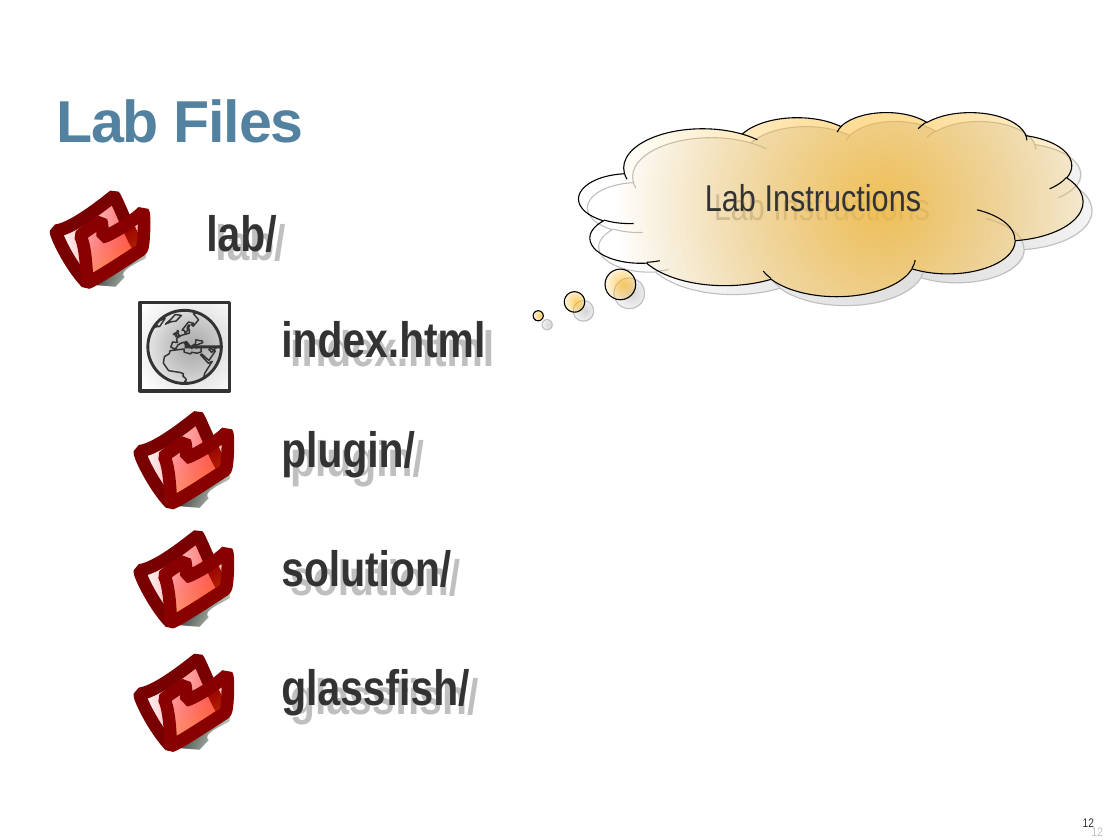
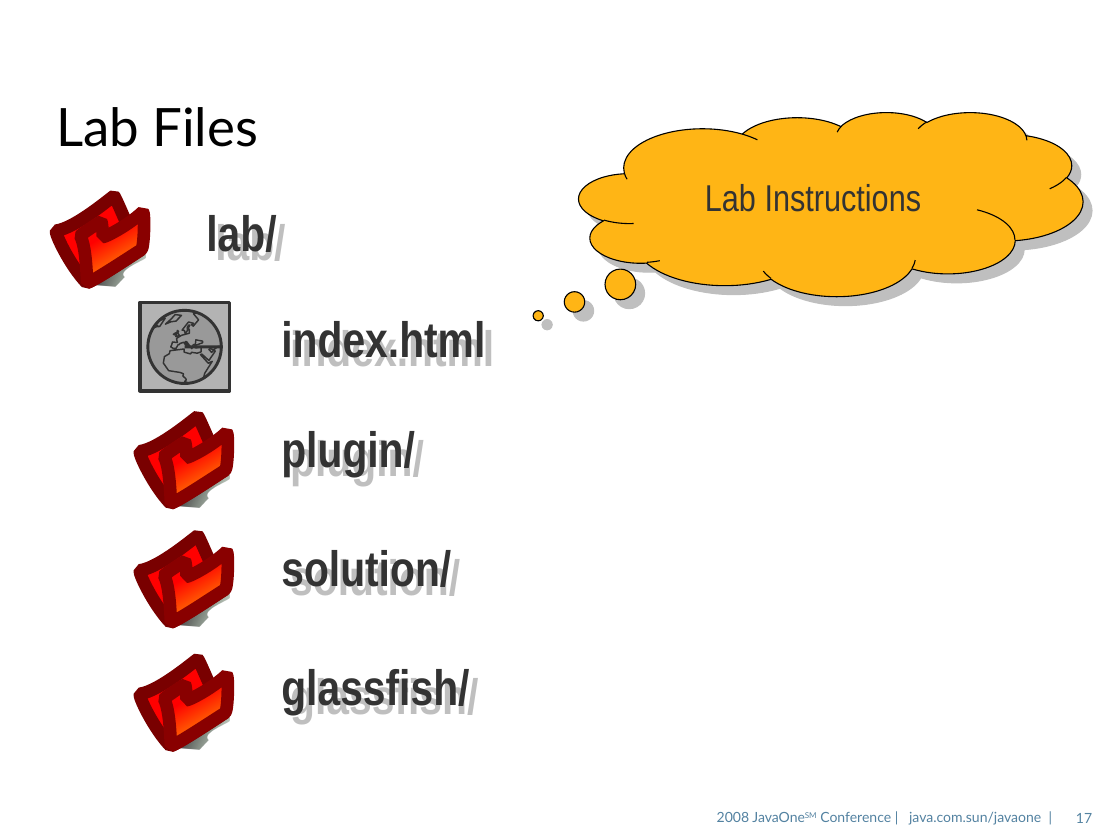
Before and after one commit to javaee/glassfish, a slide deck: slide 17 of v3/admingui/j1plugin/gfplugin/4520_gfplugin.odp (slide 12 before the commit). Drawn at 1120x840 pixels with LibreOffice and Linux fonts; fonts in the diff are those of the drawing; background and template pictures are left out. Boxes give left, top, right and bottom in pixels: in the first picture for what was removed or moved away, otherwise in the second. Text is boxed around its words. In the diff, an @@ line names an element or a change of style, - is before the commit and + after.

```diff
--- a/v3/admingui/j1plugin/gfplugin/4520_gfplugin.odp
+++ b/v3/admingui/j1plugin/gfplugin/4520_gfplugin.odp
@@ title "Lab Files" at (x1=56, y1=107, x2=258, y2=147): size 38 to 34 pt, font Arial to Lato, text colour #5382A1 to #000000, letter spacing -0.7 to 0 pt, bold off; line spacing 0.9 to 0.85; vertical alignment top to middle @@
@@ thought cloud "Lab Instructions" at (x1=579, y1=112, x2=1083, y2=296): fill gradient #FFB515 to #FFB515 @@
@@ rectangle at (x1=140, y1=302, x2=230, y2=391): fill gradient #B3B3B3 to #B3B3B3 @@
@@ freeform shape at (x1=148, y1=310, x2=222, y2=383): fill gradient #999999 to #999999 @@
@@ text added at (x1=717, y1=812, x2=1041, y2=825), 9 pt, text #5382A1 @@
+2008 JavaOneSM Conference | java.com.sun/javaone |
@@ page number added at (x1=1076, y1=813, x2=1092, y2=823), 9 pt, text #5483A1 @@
+17
@@ page number removed at (x1=1083, y1=818, x2=1094, y2=829) @@
-12
```
Also in this commit, not shown: 27 other slides changed, 10 slides added, 1 slide removed.
